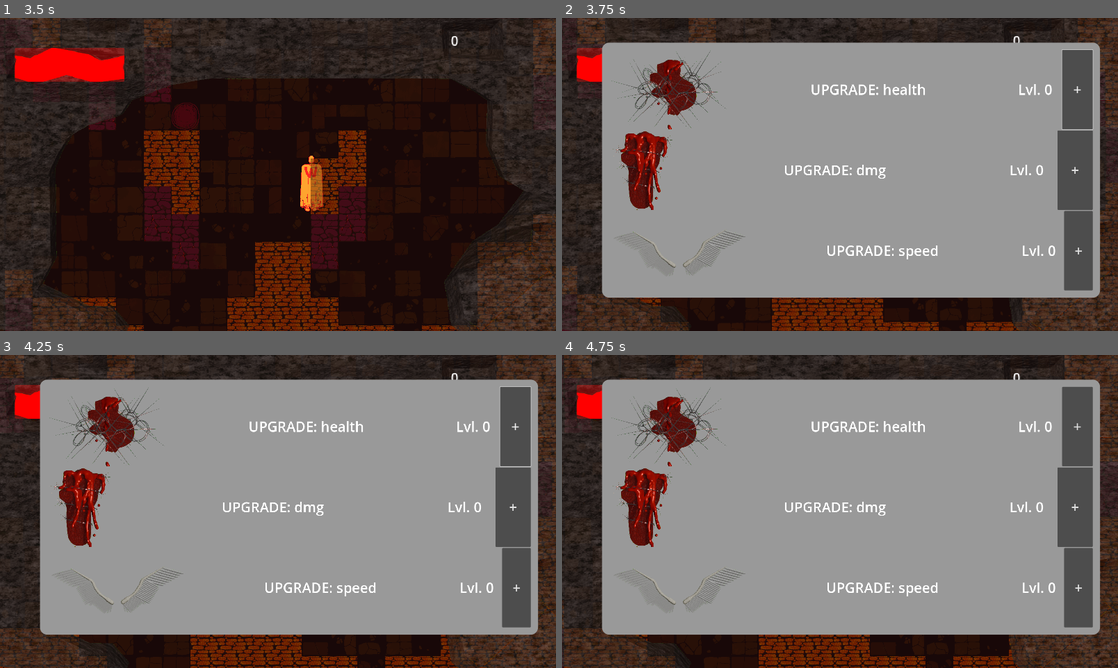
Above: before the commit, frames 1-4 (two rows, left to right).
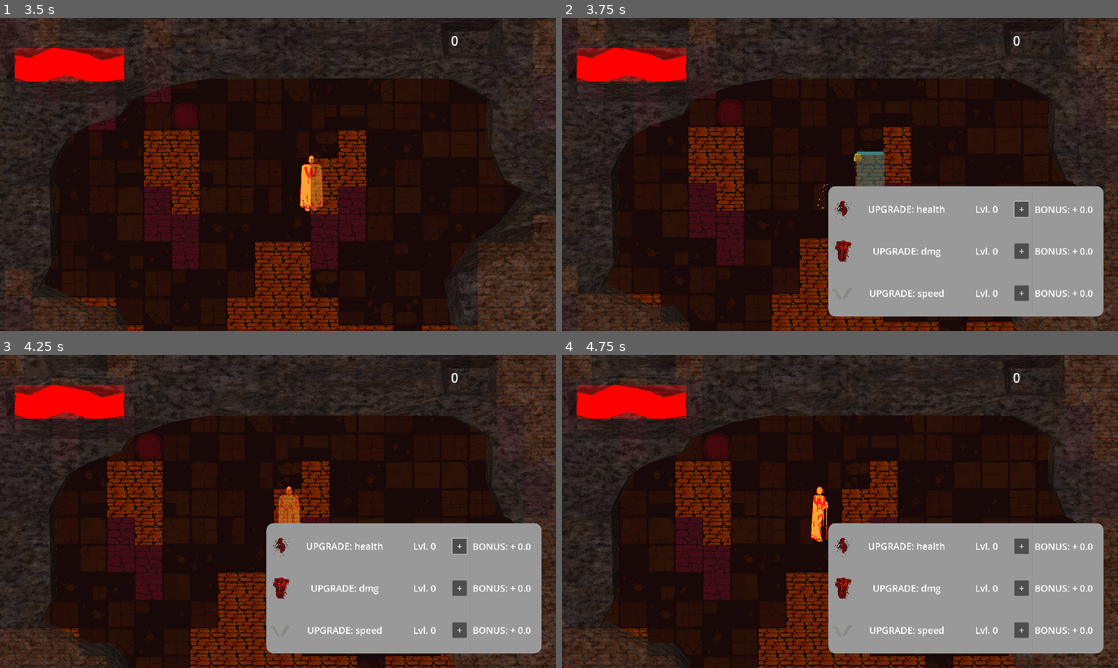
Above: after the commit, the same moments.

Repository: jible/capstone
Game: Godot game, scene res://scenes/testScenes/main_menu.tscn
Two runs of this game, one before a commit and one after it. Both use one fixed random seed, a clock stepped at 60 frames per second and the inputs below. The engine's default icon, where the game draws it, is replaced by a stand-in: a white triangle on a blue panel in a dark square.
Inputs (mouse positions are in pixels of both pictures, inside the frame that each line leads up to):
- Up to frame 1 (3.5 s): click (278, 252) at 0.5 s; move the mouse to (400, 158) at 1.27 s; hold Right (right) 1.28-2.03 s; hold Space (attack) 1.28-2.03 s; move the mouse to (166, 190) at 2.02 s; hold Down (down) 2.03-2.78 s; tap Space (attack) at 2.1 s; move the mouse to (333, 105) at 2.77 s; hold Right (right) from 2.78 s (still down); hold Space (attack) from 2.78 s (still down)
- Up to frame 2 (3.75 s): move the mouse to (812, 237) at 3.52 s; release Right (right) at 3.53 s; release Space (attack) at 3.53 s; hold Tab (OpenUpgrades) from 3.53 s (still down); tap Space (attack) at 3.6 s
- Up to frame 3 (4.25 s): keep holding Tab (OpenUpgrades)
- Up to frame 4 (4.75 s): move the mouse to (1006, 558) at 4.27 s; release Tab (OpenUpgrades) at 4.28 s; hold Left (left) from 4.28 s (still down); hold Space (attack) from 4.28 s (still down)

Frame 1 is identical in both runs. In frame 2, 62% of the frame differs, in the area x 7-98%, y 7-96%; in frame 3, 62%; in frame 4, 62%.

Commit message:
added stat bonus text, fixed speed csv bug

Diff:
--- a/scenes/prefabs/ui_elements/HUD.tscn
+++ b/scenes/prefabs/ui_elements/HUD.tscn
@@ -154,10 +154,6 @@
 [node name="StatUpgradeUi" parent="." instance=ExtResource("4_0nay5")]
 visible = false
 layout_mode = 1
-offset_left = 38.0
-offset_top = -15.0
-offset_right = 38.0
-offset_bottom = -15.0
 
 [node name="PauseMenu" parent="." instance=ExtResource("5_csnww")]
 visible = false
--- /dev/null
+++ b/scenes/prefabs/ui_elements/stat_total.tscn
@@ -0,0 +1,26 @@
+[gd_scene load_steps=2 format=3 uid="uid://bywi33bblmvxw"]
+
+[ext_resource type="Script" path="res://scripts/for_scenes/stat_total.gd" id="1_tjtci"]
+
+[node name="StatTotal" type="Control"]
+layout_mode = 3
+anchors_preset = 4
+anchor_top = 0.5
+anchor_bottom = 0.5
+grow_vertical = 2
+size_flags_horizontal = 3
+size_flags_vertical = 3
+script = ExtResource("1_tjtci")
+
+[node name="BonusLabel" type="Label" parent="."]
+layout_mode = 1
+anchors_preset = 4
+anchor_top = 0.5
+anchor_bottom = 0.5
+offset_top = -33.5
+offset_right = 226.0
+offset_bottom = 33.5
+grow_vertical = 2
+theme_override_font_sizes/font_size = 32
+text = "Bonus: +0"
+vertical_alignment = 1
--- a/scenes/prefabs/ui_elements/stat_upgrade.tscn
+++ b/scenes/prefabs/ui_elements/stat_upgrade.tscn
@@ -1,20 +1,31 @@
-[gd_scene load_steps=2 format=3 uid="uid://bt7w3orvfq2tv"]
+[gd_scene load_steps=3 format=3 uid="uid://bt7w3orvfq2tv"]
 
 [ext_resource type="Script" path="res://scripts/for_scenes/stat_upgrade.gd" id="1_ejj0v"]
+[ext_resource type="Texture2D" uid="uid://de7l8kh1k1tt7" path="res://assets/ui_renders/ChestIcon.png" id="2_qvxb7"]
 
 [node name="StatUpgrade" type="HBoxContainer"]
+anchors_preset = 4
+anchor_top = 0.5
+anchor_bottom = 0.5
+offset_top = -37.5
+offset_right = 490.0
+offset_bottom = 37.5
+grow_vertical = 2
 size_flags_vertical = 3
 script = ExtResource("1_ejj0v")
 
 [node name="TextureRect" type="TextureRect" parent="."]
+custom_minimum_size = Vector2(75, 75)
 layout_mode = 2
-expand_mode = 3
+size_flags_vertical = 4
+texture = ExtResource("2_qvxb7")
+expand_mode = 1
 
 [node name="StatNameLabel" type="Label" parent="."]
 layout_mode = 2
 size_flags_horizontal = 3
-size_flags_stretch_ratio = 20.0
-theme_override_font_sizes/font_size = 48
+size_flags_stretch_ratio = 2.0
+theme_override_font_sizes/font_size = 32
 text = "UPGRADE: "
 horizontal_alignment = 1
 vertical_alignment = 1
@@ -22,17 +33,17 @@
 [node name="UpgradeLevelLabel" type="Label" parent="."]
 layout_mode = 2
 size_flags_horizontal = 3
-size_flags_stretch_ratio = 3.69
-theme_override_font_sizes/font_size = 48
+theme_override_font_sizes/font_size = 32
 text = "Lvl. 0"
 horizontal_alignment = 1
+vertical_alignment = 1
 
 [node name="Button" type="Button" parent="."]
-custom_minimum_size = Vector2(25, 25)
+custom_minimum_size = Vector2(50, 50)
 layout_mode = 2
-size_flags_horizontal = 3
-size_flags_stretch_ratio = 2.18
-theme_override_font_sizes/font_size = 48
+size_flags_vertical = 4
+size_flags_stretch_ratio = 0.5
+theme_override_font_sizes/font_size = 32
 text = "+"
 
 [connection signal="draw" from="." to="." method="_on_draw"]
--- a/scenes/prefabs/ui_elements/stat_upgrade_ui.tscn
+++ b/scenes/prefabs/ui_elements/stat_upgrade_ui.tscn
@@ -1,10 +1,11 @@
-[gd_scene load_steps=7 format=3 uid="uid://bsmerj830lma6"]
+[gd_scene load_steps=8 format=3 uid="uid://bsmerj830lma6"]
 
 [ext_resource type="PackedScene" uid="uid://bt7w3orvfq2tv" path="res://scenes/prefabs/ui_elements/stat_upgrade.tscn" id="1_ekqrg"]
 [ext_resource type="Script" path="res://scripts/for_scenes/stat_upgrade_ui.gd" id="1_eu2fv"]
 [ext_resource type="Texture2D" uid="uid://cegvvvlsxekts" path="res://assets/ui_renders/HeartIcon.png" id="3_klydc"]
 [ext_resource type="Texture2D" uid="uid://c7bfofw7rd1tu" path="res://assets/ui_renders/FistIcon.png" id="4_0piuq"]
 [ext_resource type="Texture2D" uid="uid://df5dpo8q4en1s" path="res://assets/ui_renders/speedUpgradeIcon.png" id="5_wylq6"]
+[ext_resource type="PackedScene" uid="uid://bywi33bblmvxw" path="res://scenes/prefabs/ui_elements/stat_total.tscn" id="6_ggy7d"]
 
 [sub_resource type="StyleBoxFlat" id="StyleBoxFlat_e6vq2"]
 corner_radius_top_left = 25
@@ -12,27 +13,32 @@
 corner_radius_bottom_right = 25
 corner_radius_bottom_left = 25
 
-[node name="StatUpgradeUi" type="Control" node_paths=PackedStringArray("speaker")]
+[node name="StatUpgradeUi" type="Control" node_paths=PackedStringArray("speaker", "focus_button")]
 layout_mode = 3
-anchors_preset = 15
+anchors_preset = 3
+anchor_left = 1.0
+anchor_top = 1.0
 anchor_right = 1.0
 anchor_bottom = 1.0
-grow_horizontal = 2
-grow_vertical = 2
+grow_horizontal = 0
+grow_vertical = 0
 script = ExtResource("1_eu2fv")
 speaker = NodePath("AudioStreamPlayer")
+focus_button = NodePath("MarginContainer/Panel/MarginContainer/HBoxContainer/VBoxContainer2/StatUpgrade/Button")
 
 [node name="MarginContainer" type="MarginContainer" parent="."]
 layout_mode = 1
-anchors_preset = 15
+anchors_preset = 3
+anchor_left = 1.0
+anchor_top = 1.0
 anchor_right = 1.0
 anchor_bottom = 1.0
-grow_horizontal = 2
-grow_vertical = 2
-theme_override_constants/margin_left = 100
-theme_override_constants/margin_top = 100
-theme_override_constants/margin_right = 100
-theme_override_constants/margin_bottom = 100
+offset_left = -1000.0
+offset_top = -500.0
+grow_horizontal = 0
+grow_vertical = 0
+theme_override_constants/margin_right = 50
+theme_override_constants/margin_bottom = 50
 
 [node name="Panel" type="Panel" parent="MarginContainer"]
 layout_mode = 2
@@ -45,31 +51,61 @@
 anchor_bottom = 1.0
 grow_horizontal = 2
 grow_vertical = 2
-theme_override_constants/margin_left = 25
-theme_override_constants/margin_top = 25
-theme_override_constants/margin_right = 25
-theme_override_constants/margin_bottom = 25
+size_flags_horizontal = 3
+size_flags_stretch_ratio = 0.5
+theme_override_constants/margin_left = 10
+theme_override_constants/margin_top = 10
+theme_override_constants/margin_right = 10
+theme_override_constants/margin_bottom = 10
 
-[node name="VBoxContainer" type="VBoxContainer" parent="MarginContainer/Panel/MarginContainer"]
+[node name="HBoxContainer" type="HBoxContainer" parent="MarginContainer/Panel/MarginContainer"]
 layout_mode = 2
+alignment = 2
 
-[node name="StatUpgrade" parent="MarginContainer/Panel/MarginContainer/VBoxContainer" instance=ExtResource("1_ekqrg")]
+[node name="VBoxContainer2" type="VBoxContainer" parent="MarginContainer/Panel/MarginContainer/HBoxContainer"]
+layout_mode = 2
+size_flags_horizontal = 3
+size_flags_stretch_ratio = 3.0
+
+[node name="StatUpgrade" parent="MarginContainer/Panel/MarginContainer/HBoxContainer/VBoxContainer2" instance=ExtResource("1_ekqrg")]
 layout_mode = 2
 stat_name = "health"
 upgrade_icon = ExtResource("3_klydc")
 
-[node name="StatUpgrade2" parent="MarginContainer/Panel/MarginContainer/VBoxContainer" instance=ExtResource("1_ekqrg")]
+[node name="StatUpgrade2" parent="MarginContainer/Panel/MarginContainer/HBoxContainer/VBoxContainer2" instance=ExtResource("1_ekqrg")]
 layout_mode = 2
 stat_name = "dmg"
 upgrade_icon = ExtResource("4_0piuq")
 
-[node name="StatUpgrade3" parent="MarginContainer/Panel/MarginContainer/VBoxContainer" instance=ExtResource("1_ekqrg")]
+[node name="StatUpgrade3" parent="MarginContainer/Panel/MarginContainer/HBoxContainer/VBoxContainer2" instance=ExtResource("1_ekqrg")]
 layout_mode = 2
 stat_name = "speed"
 upgrade_icon = ExtResource("5_wylq6")
+
+[node name="VSeparator" type="VSeparator" parent="MarginContainer/Panel/MarginContainer/HBoxContainer"]
+custom_minimum_size = Vector2(10, 0)
+layout_mode = 2
+size_flags_horizontal = 3
+size_flags_stretch_ratio = 0.05
+
+[node name="VBoxContainer" type="VBoxContainer" parent="MarginContainer/Panel/MarginContainer/HBoxContainer"]
+layout_mode = 2
+size_flags_horizontal = 3
+
+[node name="StatTotal" parent="MarginContainer/Panel/MarginContainer/HBoxContainer/VBoxContainer" instance=ExtResource("6_ggy7d")]
+layout_mode = 2
+stat = "health"
+
+[node name="StatTotal2" parent="MarginContainer/Panel/MarginContainer/HBoxContainer/VBoxContainer" instance=ExtResource("6_ggy7d")]
+layout_mode = 2
+stat = "dmg"
+
+[node name="StatTotal3" parent="MarginContainer/Panel/MarginContainer/HBoxContainer/VBoxContainer" instance=ExtResource("6_ggy7d")]
+layout_mode = 2
+stat = "speed"
 
 [node name="AudioStreamPlayer" type="AudioStreamPlayer" parent="."]
 
 [connection signal="draw" from="." to="." method="_on_draw"]
 
-[editable path="MarginContainer/Panel/MarginContainer/VBoxContainer/StatUpgrade"]
+[editable path="MarginContainer/Panel/MarginContainer/HBoxContainer/VBoxContainer2/StatUpgrade"]
--- /dev/null
+++ b/scripts/for_scenes/stat_total.gd
@@ -0,0 +1,14 @@
+extends Control
+
+@export var stat: String
+
+@onready var bonus_label: Label = $"BonusLabel"
+
+# Called when the node enters the scene tree for the first time.
+func _ready() -> void:
+	update_bonus_label()
+	#link to signal to update
+	SignalBus.update_HUD.connect(update_bonus_label)
+
+func update_bonus_label() -> void:
+	bonus_label.text = "BONUS: + %.1f" % UpgradeManager.get_stat(stat)
--- a/scripts/for_scenes/stat_upgrade.gd
+++ b/scripts/for_scenes/stat_upgrade.gd
@@ -3,12 +3,13 @@
 @export var stat_name: String
 @export var upgrade_icon : CompressedTexture2D
 @onready var upgrade_level_label = $"UpgradeLevelLabel"
+@onready var stat_name_label = $"StatNameLabel"
 
 # Called when the node enters the scene tree for the first time.
 func _ready() -> void:
 	$TextureRect.texture = upgrade_icon
-	var label: Label = $"StatNameLabel"
-	label.text = "UPGRADE: " + stat_name
+	stat_name_label.text = "UPGRADE: " + stat_name
+	update_level_label()
 	SignalBus.update_HUD.connect(update_level_label)
 
 #this function runs when the upgrade button is pressed
@@ -16,5 +17,5 @@
 	SignalBus.upgrade_stat_button_pressed.emit(stat_name)
 
 #this function runs after UpgradeManager has updated
-func update_level_label():
+func update_level_label() -> void:
 	upgrade_level_label.text = "Lvl. %d" %UpgradeManager.get_stat_lvl(stat_name)
--- a/scripts/for_scenes/stat_upgrade_ui.gd
+++ b/scripts/for_scenes/stat_upgrade_ui.gd
@@ -1,7 +1,7 @@
 extends Control
 
 @export var speaker: AudioStreamPlayer
-@onready var focus_button: Button = $"MarginContainer/Panel/MarginContainer/VBoxContainer/StatUpgrade/Button"
+@export var focus_button: Button
 
 func _ready() -> void:
 	SignalBus.upgrade_success.connect(play_upgrade_success)
--- a/scripts/globals/load_csv.gd
+++ b/scripts/globals/load_csv.gd
@@ -17,7 +17,7 @@
 			if value == 0:
 				_csv_dictionary[line[value]] = []
 			else:
-				_csv_dictionary[line[0]].append(int(line[value]))
+				_csv_dictionary[line[0]].append(float(line[value]))
 	file.close()
 
 	return _csv_dictionary
